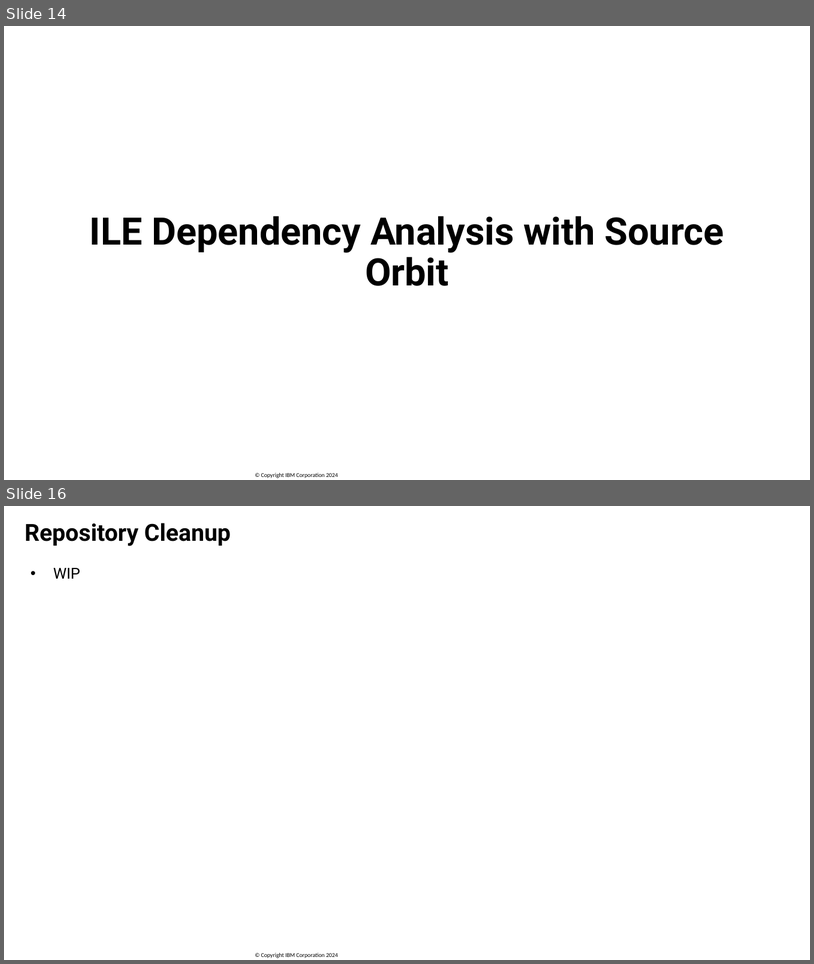
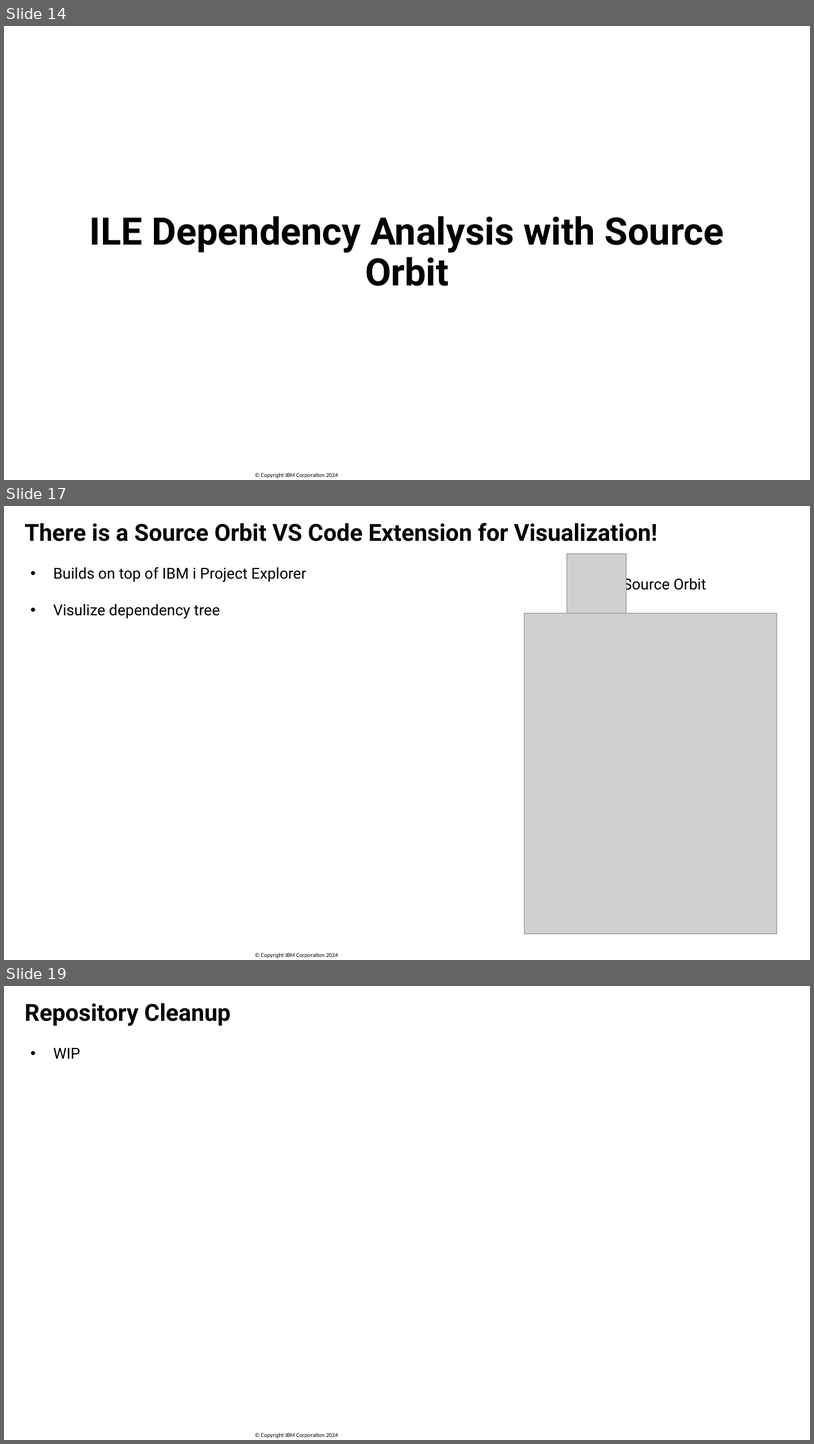
Before and after one commit to SanjulaGanepola/ibmi-talks, a slide deck: Automating Builds in Git on IBM i/Automating-Builds-in-Git-on-IBM-i.pptx. Shown one above the other, each under a label of ours: slides 14 and 16 before the commit, slides 14, 17 and 19 after it; the slides between them are not shown. The pictures are 814x964 and 814x1444 pixels, drawn with LibreOffice and Linux fonts; fonts in the diff are those of the drawing; grey boxes stand for pictures; background and template pictures are left out. Boxes give left, top, right and bottom in pixels: in the first picture for what was removed or moved away, otherwise in the second. Text is boxed around its words. In the diff, an @@ line names an element or a change of style, - is before the commit and + after.

```diff
--- a/Automating Builds in Git on IBM i/Automating-Builds-in-Git-on-IBM-i.pptx
+++ b/Automating Builds in Git on IBM i/Automating-Builds-in-Git-on-IBM-i.pptx
@@ slide 17 added at <box>4,506,810,960</box>, background #FFFFFF; not listed: 1 template element that a slide beside it also shows @@
@@ title added at <box>24,523,657,541</box>, 28 pt, text #000000, bold @@
+There is a Source Orbit VS Code Extension for Visualization!
@@ picture added at <box>567,554,626,613</box> @@
@@ text added at <box>53,567,306,619</box>, 18 pt, text #000000 @@
+• Builds on top of IBM i Project Explorer
+• Visulize dependency tree
@@ text added at <box>623,576,706,593</box>, 18 pt, text #000000 @@
+Source Orbit
@@ picture added at <box>525,613,778,933</box> @@
@@ what was slide 16 is now slide 19 @@
```
Also in this commit, not shown: 3 slides changed, 4 other slides added, 1 slide removed, 1 other file.
